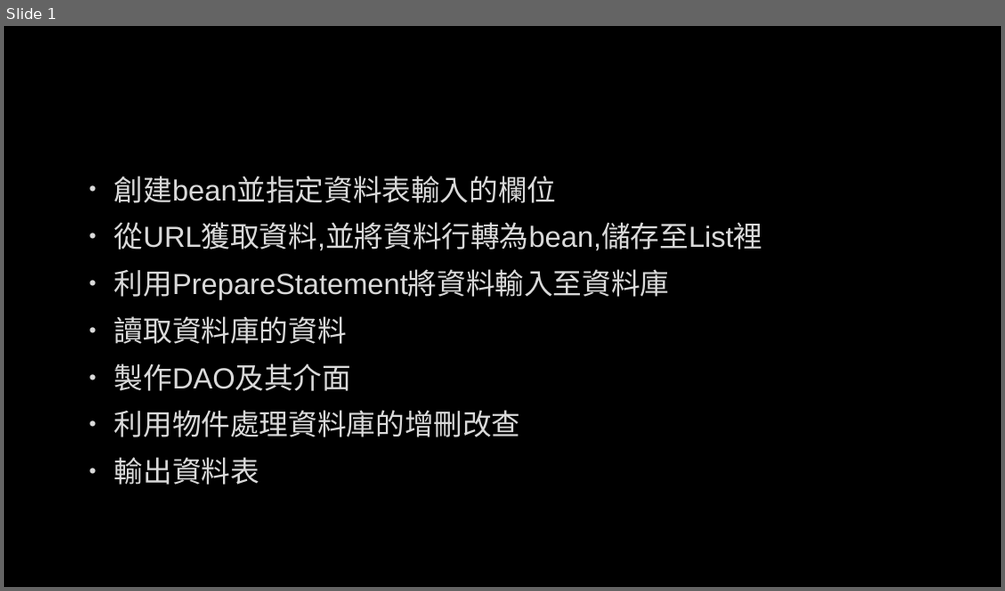
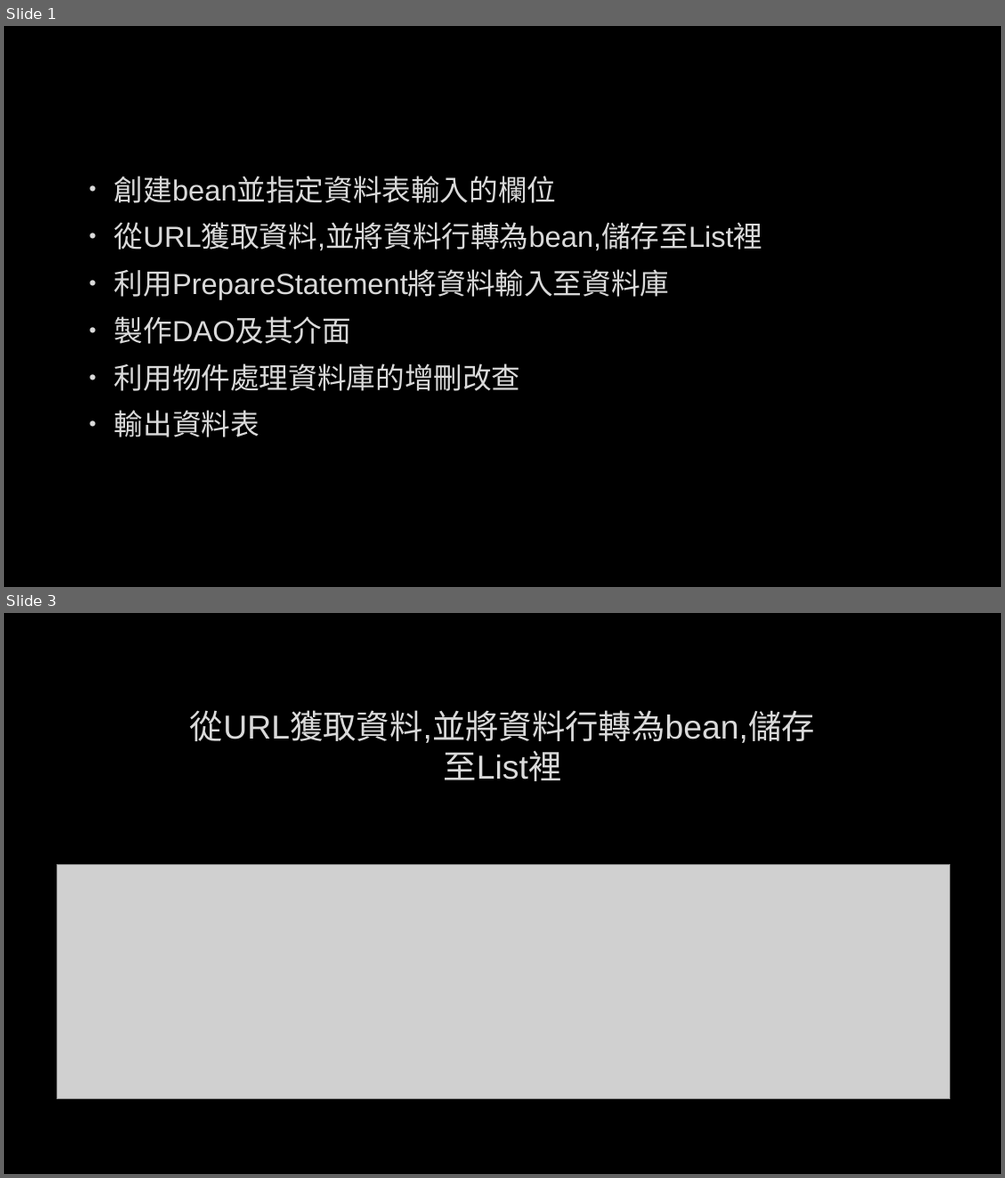
Before and after one commit to kenny132652/midterm, a slide deck: 期中.pptx. Shown one above the other, each under a label of ours: slide 1 before the commit, slides 1 and 3 after it; the slides between them are not shown. The pictures are 1005x591 and 1005x1178 pixels, drawn with LibreOffice and Linux fonts; fonts in the diff are those of the drawing; grey boxes stand for pictures; background and template pictures are left out. Boxes give left, top, right and bottom in pixels: in the first picture for what was removed or moved away, otherwise in the second. Text is boxed around its words. In the diff, an @@ line names an element or a change of style, - is before the commit and + after.

```diff
--- a/期中.pptx
+++ b/期中.pptx
@@ slide 3 added at box(4, 613, 1001, 1174), background picture (left out) @@
@@ title added at box(190, 710, 815, 781), 32 pt, text #DADADA @@
+從URL獲取資料,並將資料行轉為bean,儲存至List裡
@@ picture added at box(57, 864, 950, 1099) @@
@@ slide 1 changed as well @@
@@ text at box(114, 316, 347, 344): paragraph removed @@
-• 讀取資料庫的資料
```
Also in this commit, not shown: 8 other slides added.
